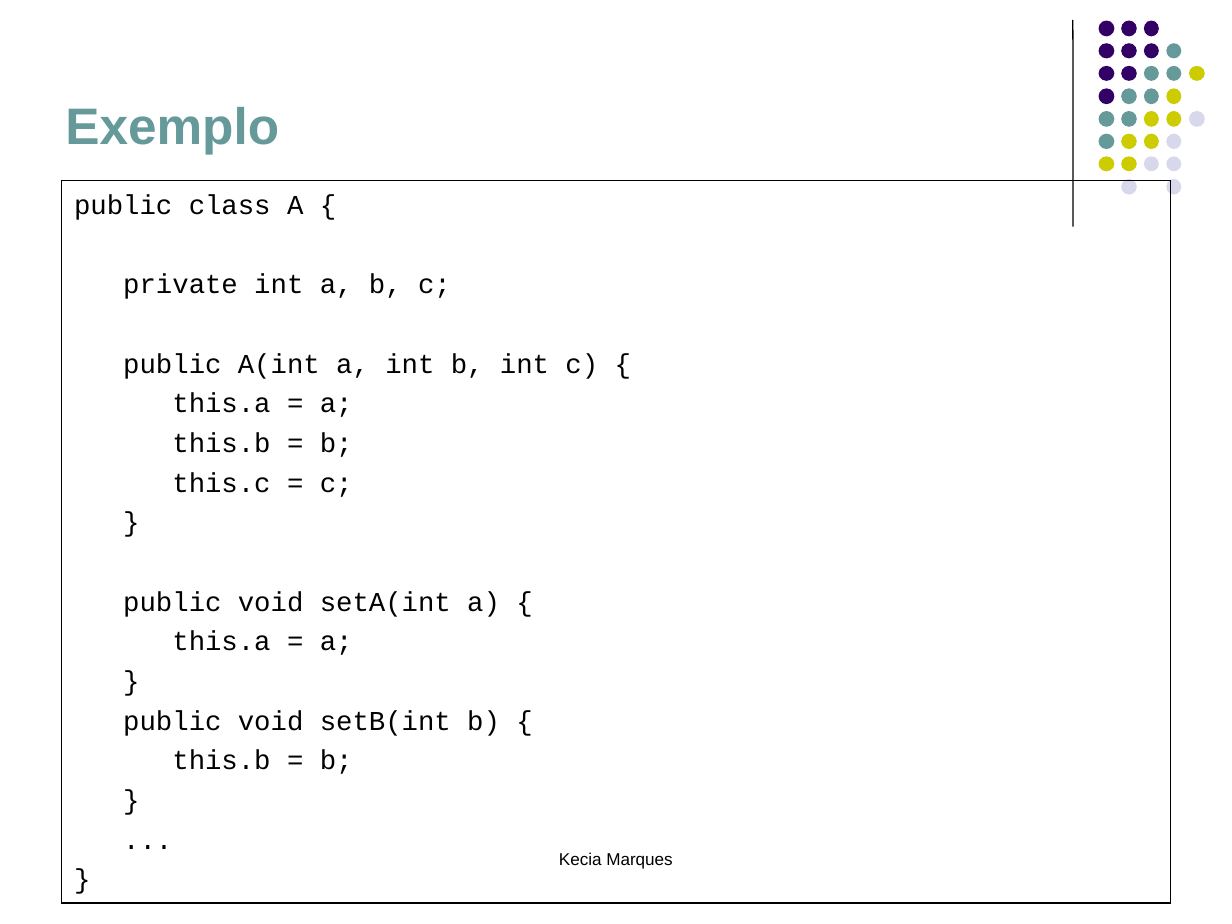
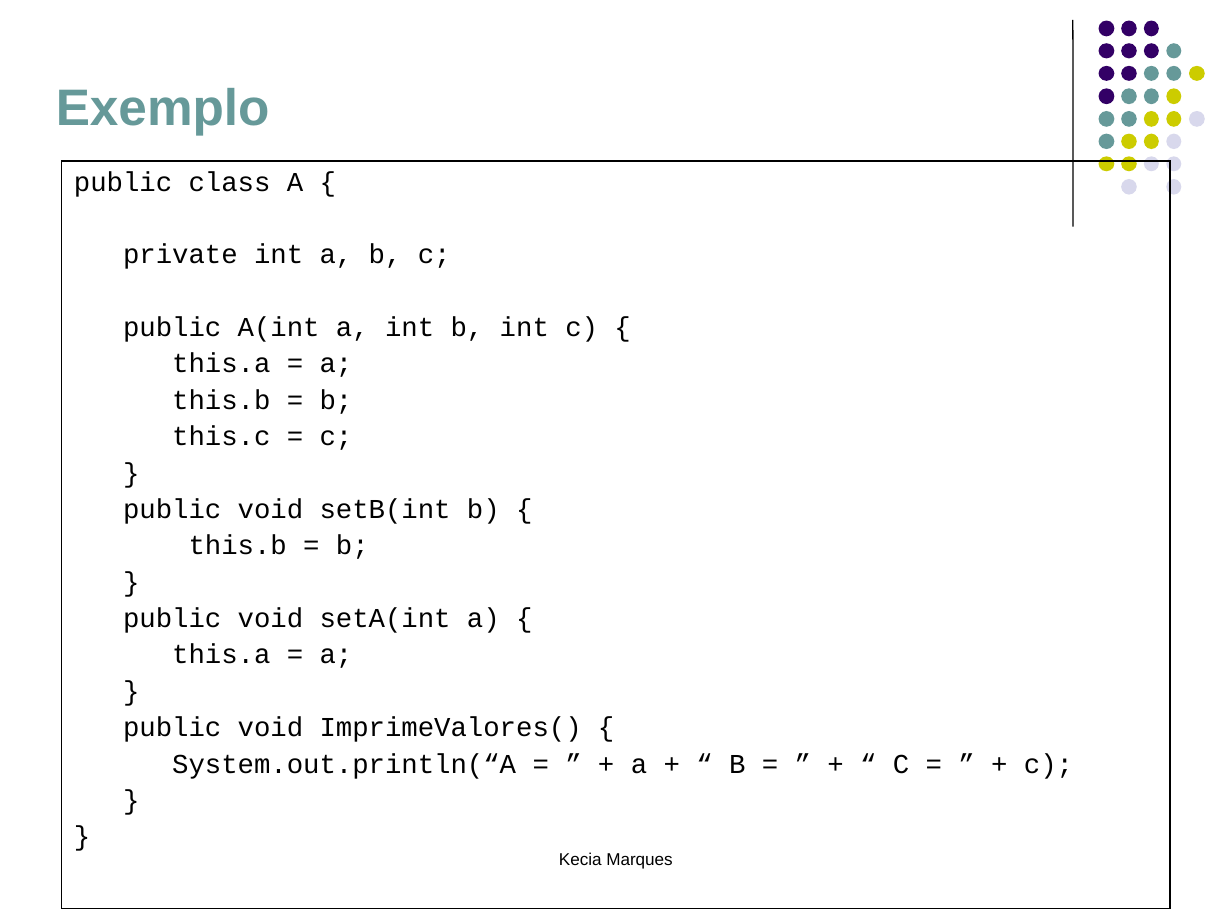
Before and after one commit to eduardocunha11/firstblog, a slide deck: slide 6 of aulas/poo/5.Associação entre Objetos.ppt. Drawn at 1232x924 pixels with LibreOffice and Linux fonts; fonts in the diff are those of the drawing. Boxes give left, top, right and bottom in pixels: in the first picture for what was removed or moved away, otherwise in the second. Text is boxed around its words. In the diff, an @@ line names an element or a change of style, - is before the commit and + after.

```diff
--- a/aulas/poo/5.Associação entre Objetos.ppt
+++ b/aulas/poo/5.Associação entre Objetos.ppt
@@ text "Exemplo": place and size @@
-text "Exemplo" at [65,107,279,154]
+text "Exemplo" at [56,88,270,135]
@@ text in rectangle at [62,161,1170,909]: paragraph removed @@
-...
@@ rectangle "public class A {": place and size @@
-rectangle "public class A {" at [62,181,1170,903]
+rectangle "public class A {" at [62,161,1170,909]
@@ text in rectangle at [74,171,598,668]: line spacing 1 to 0.9 @@
@@ text in rectangle at [123,499,500,559]: paragraphs added @@
+public void setB(int b) {
+this.b = b;
+}
@@ text in rectangle at [123,717,1073,779]: text changed @@
-public void setB(int b) {
-this.b = b;
+public void ImprimeValores() {
+System.out.println(“A = ” + a + “ B = ” + “ C = ” + c);
```
Also in this commit, not shown: 2 other slides changed.
